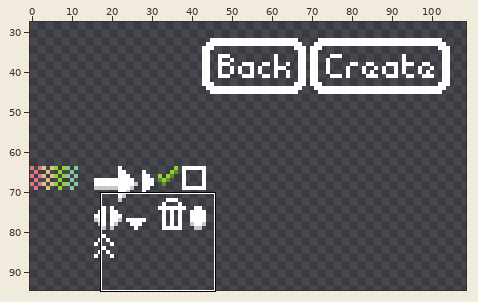
Sprite sheet, stored at assets/textures/interface.png. Above, an overview of the earlier version with the close-up marked.
Close-up. Before the commit:
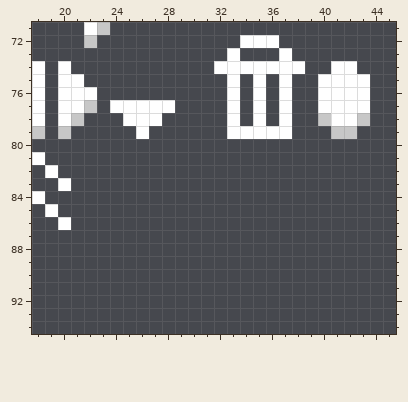
The file is 128x128 pixels. Shown: x 18..45, y 71..94. The wide view leaves out empty margins.
New version:
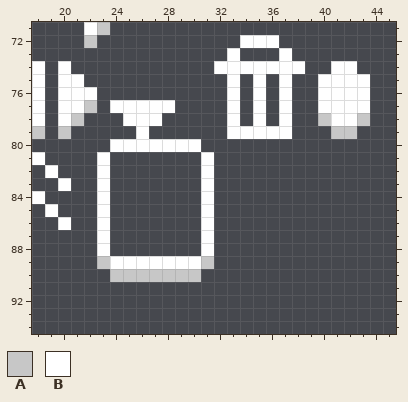
Palette (. is transparent): A #c7c7c7  B #ffffff
Edits made:
There is now colour A in row 89 at x 23 and 31; in row 90 at x 24 to 30.
There is now colour B in row 80 at x 24 to 30; in rows 81 to 88 at x 23 and 31; in row 89 at x 24 to 30.
